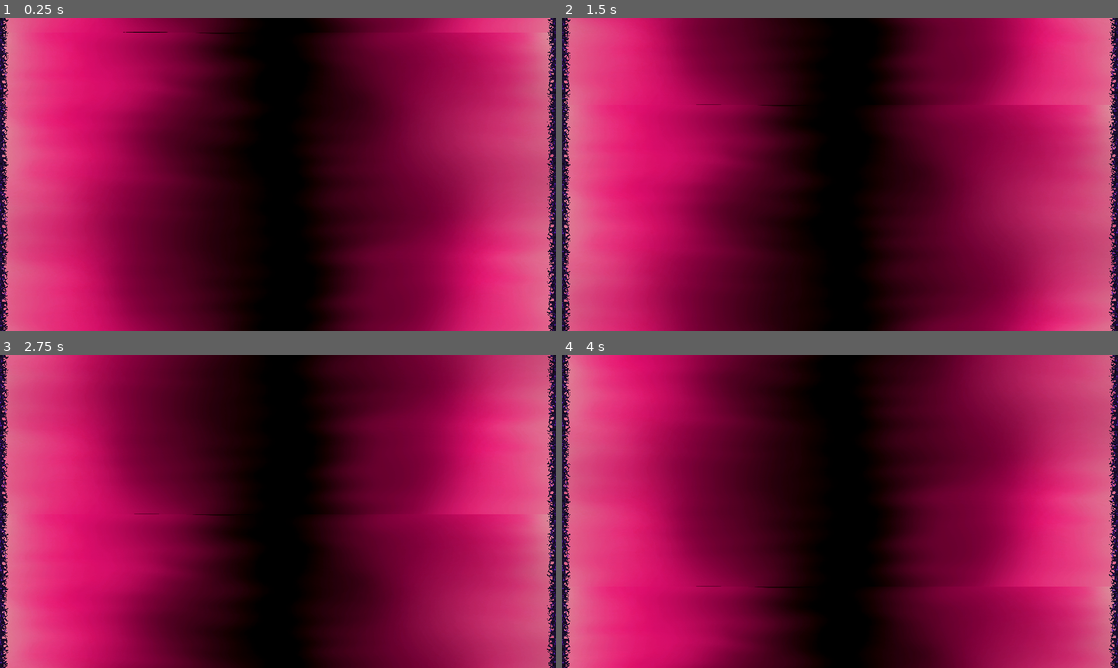
Above: before the commit, frames 1-4 (two rows, left to right).
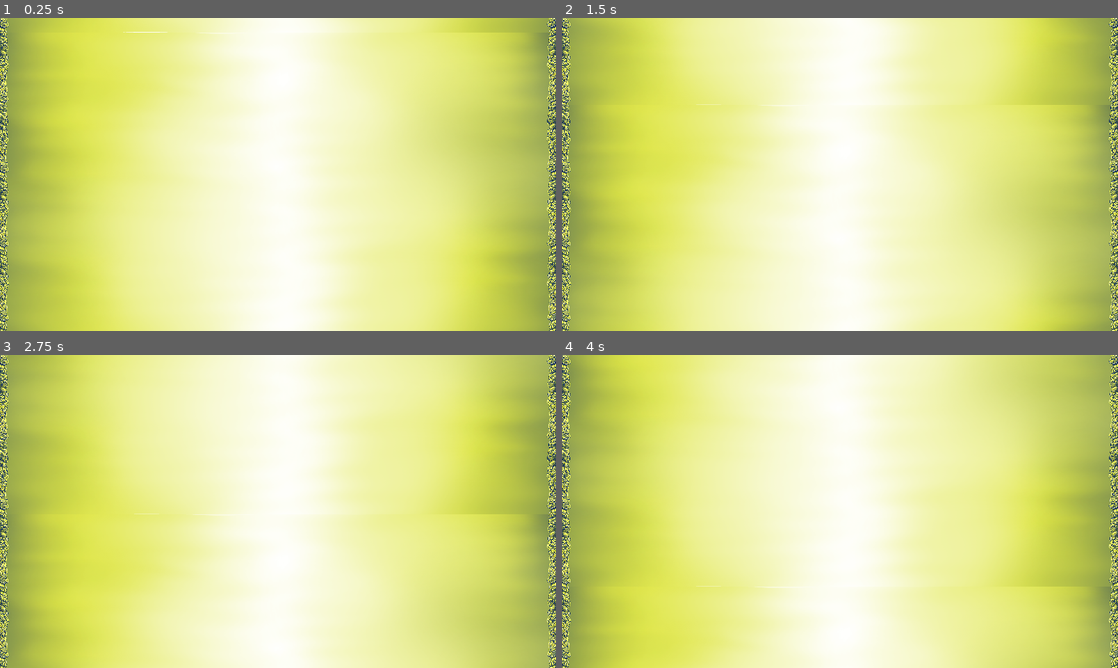
Above: after the commit, the same moments.

Repository: Seblis/Weaponized
Game: Godot game, scene res://levels/background/parallax_background.tscn
Same seed, same stepped clock (60 frames per second), same inputs: the game is played once before the commit and once after it. The project has no main scene, so this scene is started directly.
Inputs (mouse positions are in pixels of both pictures, inside the frame that each line leads up to):
- Up to frame 1 (0.25 s): no input
- Up to frame 2 (1.5 s): move the mouse to (962, 158) at 0.52 s; hold D (move_right) 0.53-1.28 s; hold Space (fire) 0.53-1.28 s; move the mouse to (728, 190) at 1.27 s; hold S (move_down) from 1.28 s (still down); tap Space (fire) at 1.35 s
- Up to frame 3 (2.75 s): move the mouse to (333, 442) at 2.02 s; release S (move_down) at 2.03 s; hold D (move_right) from 2.03 s (still down); hold Space (fire) from 2.03 s (still down)
- Up to frame 4 (4 s): move the mouse to (812, 574) at 2.77 s; release D (move_right) at 2.78 s; release Space (fire) at 2.78 s; hold W (move_up) 2.78-3.53 s; tap Space (fire) at 2.85 s; move the mouse to (1006, 558) at 3.52 s; hold A (move_left) from 3.53 s (still down); hold Space (fire) from 3.53 s (still down)

The runs differ from the first frame. In frame 1, 100% of the frame differs, in the area x 0-100%, y 0-100%; in frame 2, 100%; in frame 3, 100%; in frame 4, 100%.

Commit message:
Fixed frame size
fixed acid border size

Diff:
--- a/levels/background/parallax_background.tscn
+++ b/levels/background/parallax_background.tscn
@@ -1,14 +1,12 @@
-[gd_scene load_steps=5 format=3 uid="uid://b2bou7crdj5ri"]
+[gd_scene load_steps=4 format=3 uid="uid://b2bou7crdj5ri"]
 
 [ext_resource type="Script" path="res://levels/background/parallax_background.gd" id="1_kiemq"]
-[ext_resource type="Texture2D" uid="uid://gu4vu2x5dmyc" path="res://levels/background/Ruby_BG.png" id="2_4p07c"]
 [ext_resource type="Texture2D" uid="uid://bbgeadrbj7bdy" path="res://levels/background/Acid_BG.png" id="2_6splg"]
-[ext_resource type="Texture2D" uid="uid://du44r4j2kg567" path="res://levels/background/Void_Side_BG.png" id="3_njlmj"]
+[ext_resource type="Texture2D" uid="uid://bfdfeqrsqguwa" path="res://levels/background/Acid_Side_BG.png" id="2_bo6i0"]
 
 [node name="ParallaxBackground" type="ParallaxBackground"]
 script = ExtResource("1_kiemq")
-background_texture = ExtResource("2_4p07c")
-frame_texture = ExtResource("3_njlmj")
+frame_texture = ExtResource("2_bo6i0")
 
 [node name="ParallaxLayer" type="ParallaxLayer" parent="."]
 motion_mirroring = Vector2(1920, 1080)
Binary file changed: levels/background/Acid_Side_BG.png
Not shown, changed: levels/background/Acid_Side_BG.png.import
